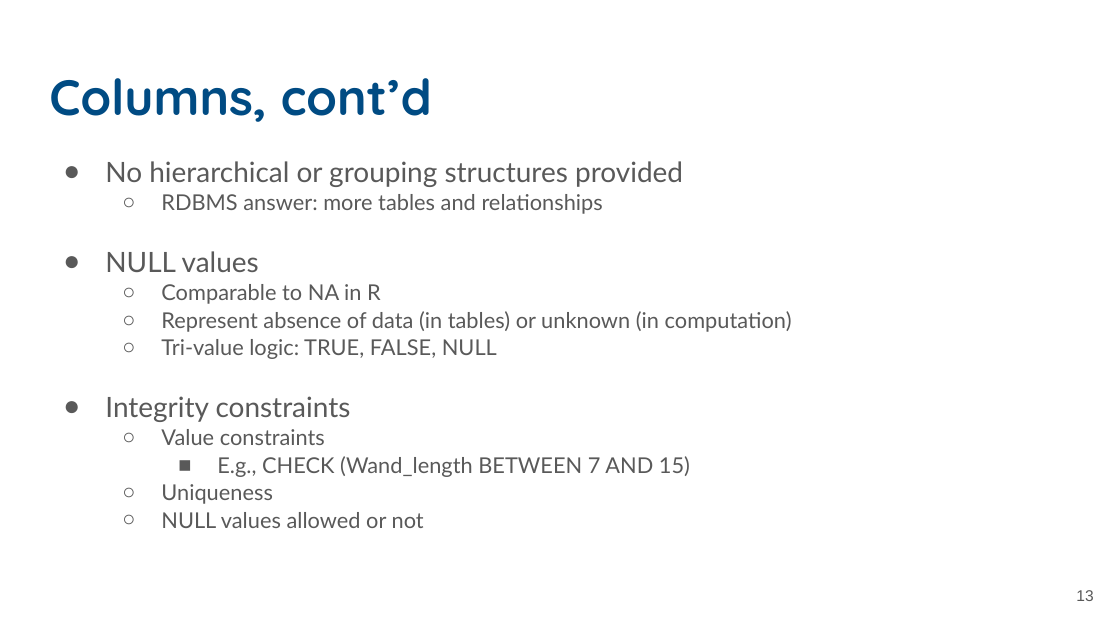
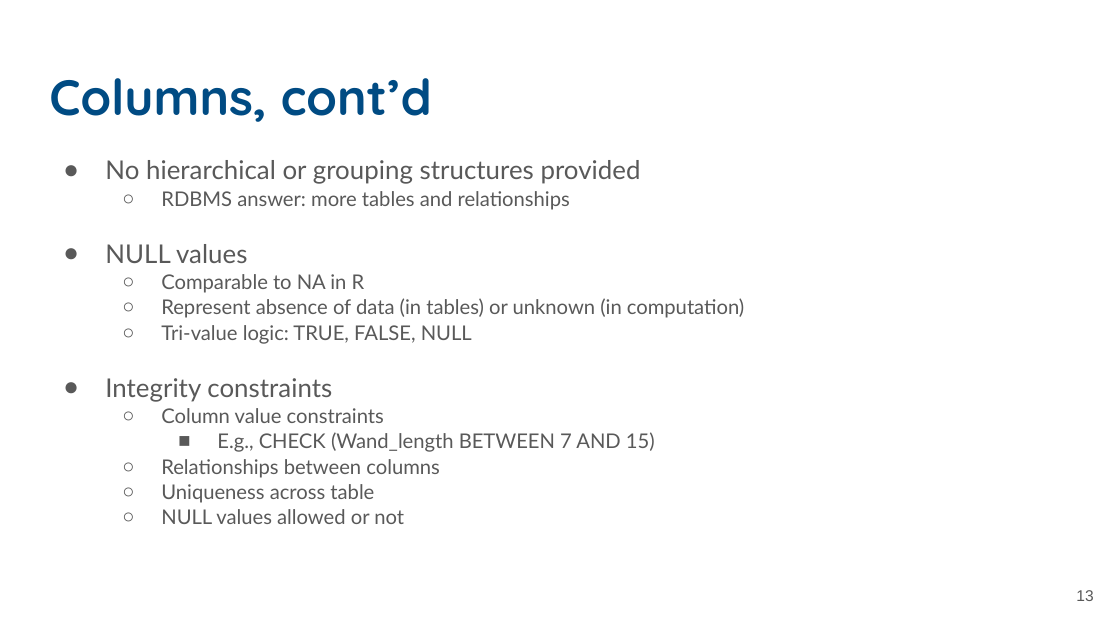
Before and after one commit to UCSB-Library-Research-Data-Services/bren-eds213, a slide deck: slide 13 of modules/week01/slides-01.pptx. Drawn at 1120x630 pixels with LibreOffice and Linux fonts; fonts in the diff are those of the drawing. Boxes give left, top, right and bottom in pixels: in the first picture for what was removed or moved away, otherwise in the second. Text is boxed around its words. In the diff, an @@ line names an element or a change of style, - is before the commit and + after.

```diff
--- a/modules/week01/slides-01.pptx
+++ b/modules/week01/slides-01.pptx
@@ text at (x1=105, y1=160, x2=744, y2=524): size 18 to 16.6 pt in "No hierarchical or grouping structures provided", "NULL values", "Integrity constraints"; size 14 to 12.9 pt in "RDBMS answer: more tables and relationships", "Comparable to NA in R", "Represent absence of data (in tables) or ...", "Tri-value logic: TRUE, FALSE, NULL" and 2 more places @@
@@ text at (x1=161, y1=408, x2=384, y2=423): text changed; size 14 to 12.9 pt @@
-  ○ Value constraints
+  ○ Column value constraints
@@ text at (x1=161, y1=459, x2=440, y2=503): text changed; size 14 to 12.9 pt @@
-  ○ Uniqueness
+  ○ Relationships between columns
+  ○ Uniqueness across table
```
Also in this commit, not shown: 10 other slides changed, 1 slide added.
